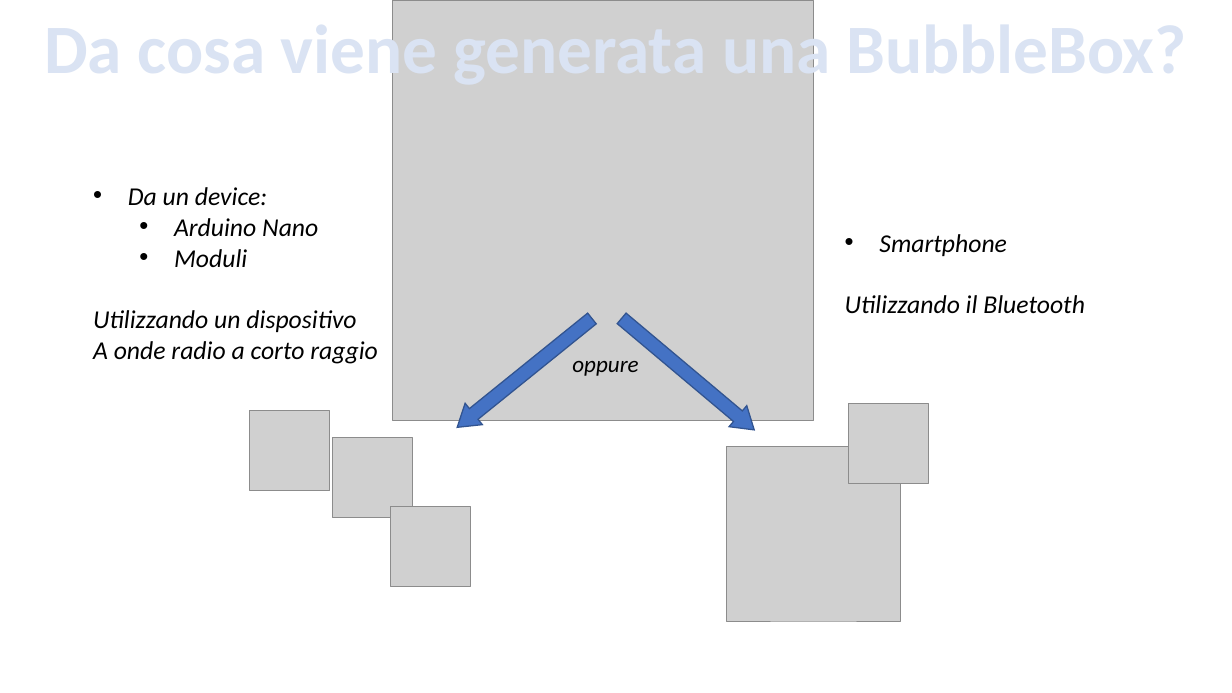
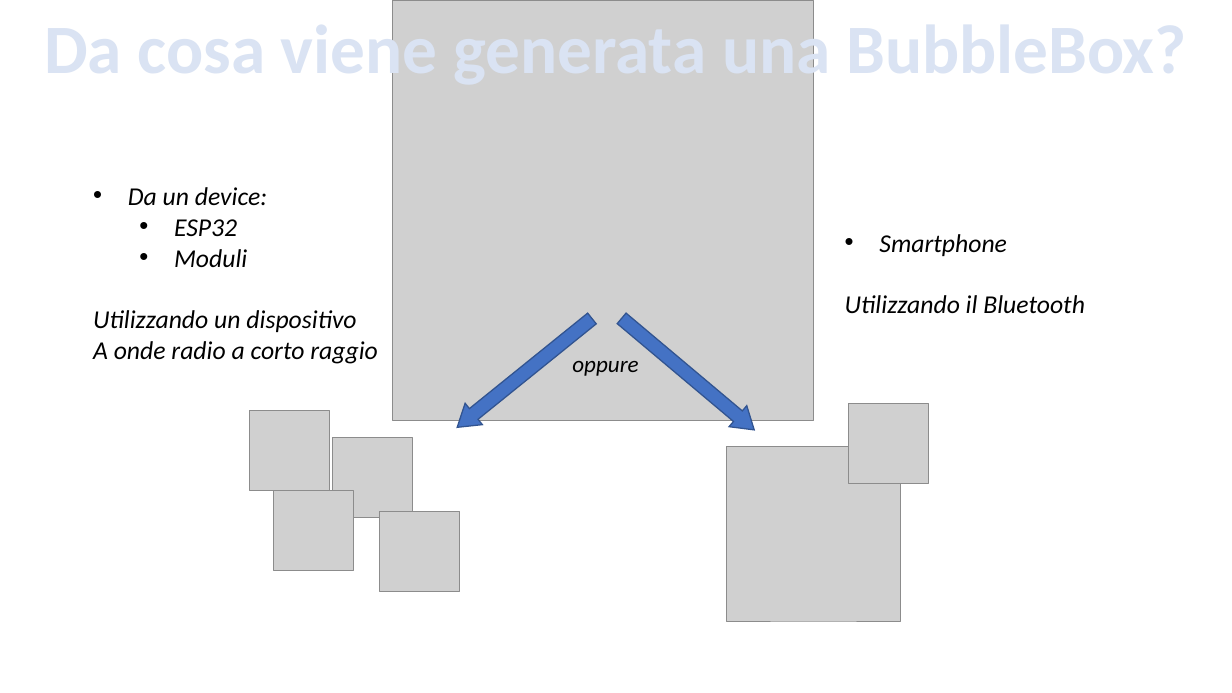
Before and after one commit to BubbleB0x/device, a slide deck: slide 4 of Business Plan e Presentazione/Presentazione AIRTLab (BubbleBox).pptx. Drawn at 1232x693 pixels with LibreOffice and Linux fonts; fonts in the diff are those of the drawing; grey boxes stand for pictures. Boxes give left, top, right and bottom in pixels: in the first picture for what was removed or moved away, otherwise in the second. Text is boxed around its words. In the diff, an @@ line names an element or a change of style, - is before the commit and + after.

```diff
--- a/Business Plan e Presentazione/Presentazione AIRTLab (BubbleBox).pptx
+++ b/Business Plan e Presentazione/Presentazione AIRTLab (BubbleBox).pptx
@@ text at [174,219,237,236]: text changed @@
-  • Arduino Nano
+  • ESP32
@@ picture added at [274,491,354,571] @@
@@ picture: place and size @@
-picture at [390,506,470,587]
+picture at [380,511,460,592]
```
Also in this commit, not shown: 2 other slides changed, 5 other files.
